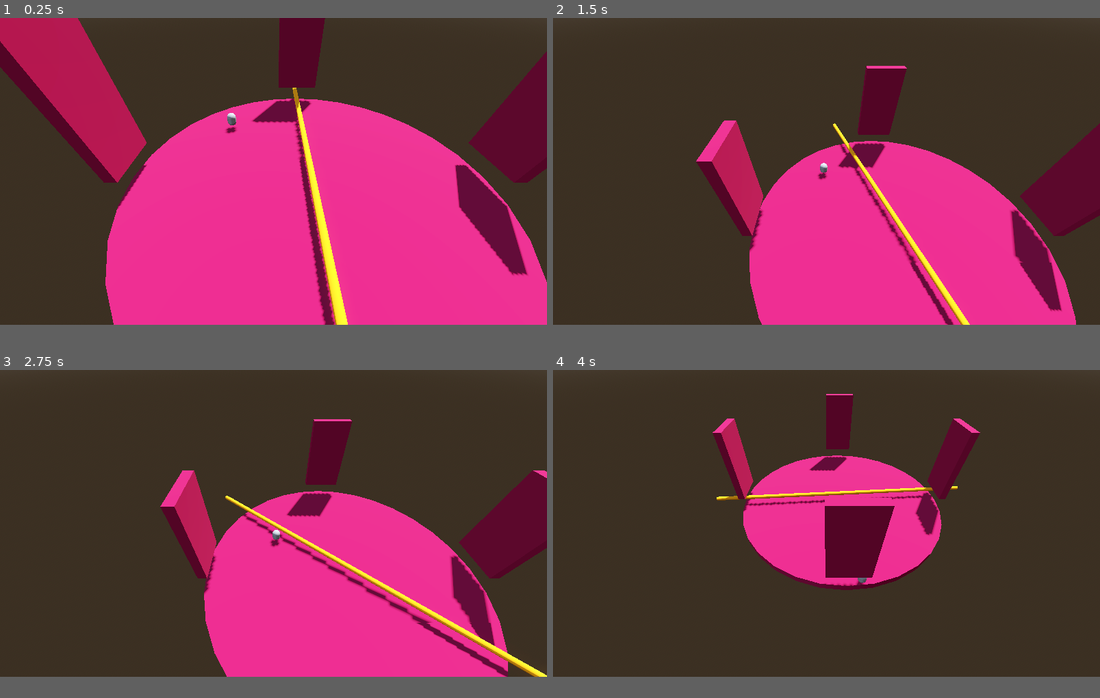
Above: before the commit, frames 1-4 (two rows, left to right).
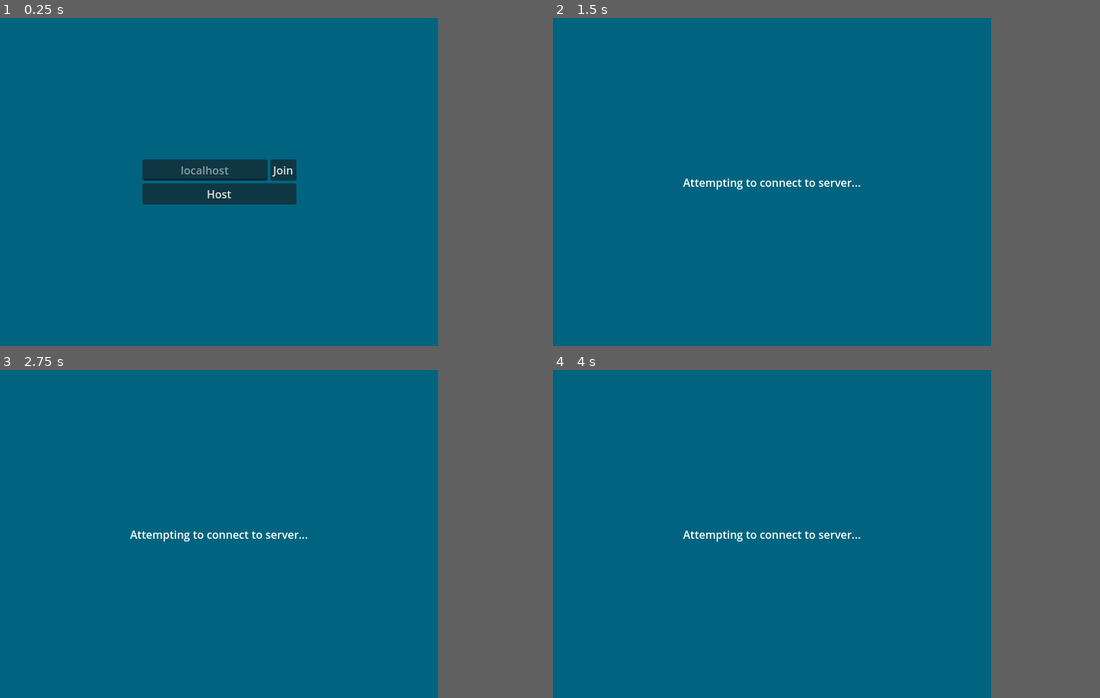
Above: after the commit, the same moments.

Repository: Dreemlan/godot-rad
Game: Godot game, scene res://scenes/game.tscn
Two runs of this game, one before a commit and one after it. Both use one fixed random seed, a clock stepped at 60 frames per second and the inputs below.
Inputs (mouse positions are in pixels of both pictures, inside the frame that each line leads up to):
- Up to frame 1 (0.25 s): no input
- Up to frame 2 (1.5 s): click (908, 159) at 0.5 s, where only the run after the commit has a clickable "Join"; click (826, 182) at 1.25 s, where only the run after the commit has a clickable "Host"
- Up to frame 3 (2.75 s): hold D (right) from 2.03 s (still down)
- Up to frame 4 (4 s): release D (right) at 2.78 s; hold S (down) 2.78-3.53 s; hold D (right) from 3.53 s (still down)
In our replay, the window is 799x449 before the commit and 640x480 after it. These sizes can differ from the game's own. Grey fills any space a smaller window leaves; there, only what the larger window draws over its background counts as a difference.

The runs differ from the first frame. In frame 1, 89% of the frame differs, in the area x 0-100%, y 0-94%; in frame 2, 90%; in frame 3, 89%; in frame 4, 75%.

Commit message:
Building multiplayer spawning

Diff:
--- a/project.godot
+++ b/project.godot
@@ -14,6 +14,16 @@
 run/main_scene="uid://cfrdyml518um4"
 config/features=PackedStringArray("4.5", "Forward Plus")
 config/icon="res://icon.svg"
+
+[autoload]
+
+NetworkManager="*res://scripts/network_manager.gd"
+PlayerManager="*res://scripts/player_manager.gd"
+
+[display]
+
+window/size/viewport_width=640
+window/size/viewport_height=480
 
 [input]
 
--- a/scenes/game.tscn
+++ b/scenes/game.tscn
@@ -1,9 +1,10 @@
-[gd_scene load_steps=11 format=3 uid="uid://cfrdyml518um4"]
+[gd_scene load_steps=12 format=3 uid="uid://cfrdyml518um4"]
 
 [ext_resource type="Script" uid="uid://barjvoxmpbx0m" path="res://scripts/game_camera.gd" id="1_lbhrr"]
 [ext_resource type="PackedScene" uid="uid://kucurh7sotvd" path="res://scenes/spinning_obstacle.tscn" id="1_yqjtg"]
-[ext_resource type="PackedScene" uid="uid://5h2twfl5cmak" path="res://scenes/player.tscn" id="2_yqjtg"]
 [ext_resource type="PackedScene" uid="uid://c80dlgghe12u8" path="res://scenes/wall.tscn" id="3_lnu2h"]
+[ext_resource type="Script" uid="uid://b1espewfxewd5" path="res://scripts/player_spawn_points.gd" id="4_iywne"]
+[ext_resource type="PackedScene" uid="uid://t4j5kau1g2k5" path="res://scenes/main_menu.tscn" id="5_iywne"]
 
 [sub_resource type="ProceduralSkyMaterial" id="ProceduralSkyMaterial_8cj0n"]
 sky_horizon_color = Color(0.66224277, 0.6717428, 0.6867428, 1)
@@ -32,12 +33,12 @@
 radial_segments = 32
 rings = 1
 
-[node name="Game" type="Node3D"]
+[node name="Game" type="Node"]
 
-[node name="GameCamera" type="Camera3D" parent="." node_paths=PackedStringArray("focus")]
+[node name="GameCamera" type="Camera3D" parent="."]
 transform = Transform3D(1, 0, 0, 0, 0.70710677, 0.70710677, 0, -0.70710677, 0.70710677, 0, 8, 13)
+current = true
 script = ExtResource("1_lbhrr")
-focus = NodePath("../Level/Player")
 
 [node name="Environment" type="Node" parent="."]
 
@@ -75,25 +76,34 @@
 [node name="SpinningObstacle" parent="Level" instance=ExtResource("1_yqjtg")]
 transform = Transform3D(1, 0, 0, 0, 1, 0, 0, 0, 1, 0, 1.3, 0)
 
-[node name="Player" parent="Level" instance=ExtResource("2_yqjtg")]
+[node name="PlayerSpawnPoints" type="Node" parent="."]
+script = ExtResource("4_iywne")
+
+[node name="Marker3D" type="Marker3D" parent="PlayerSpawnPoints"]
 transform = Transform3D(1, 0, 0, 0, 1, 0, 0, 0, 1, -8, 1.5, -8)
 
-[node name="SpawnPoints" type="Node" parent="."]
-
-[node name="Marker3D" type="Marker3D" parent="SpawnPoints"]
-transform = Transform3D(1, 0, 0, 0, 1, 0, 0, 0, 1, -8, 1.5, -8)
-
-[node name="Marker3D2" type="Marker3D" parent="SpawnPoints"]
+[node name="Marker3D2" type="Marker3D" parent="PlayerSpawnPoints"]
 transform = Transform3D(1, 0, 0, 0, 1, 0, 0, 0, 1, 8, 1.5, -8)
 
-[node name="Marker3D3" type="Marker3D" parent="SpawnPoints"]
+[node name="Marker3D3" type="Marker3D" parent="PlayerSpawnPoints"]
 transform = Transform3D(1, 0, 0, 0, 1, 0, 0, 0, 1, 8, 1.5, 0)
 
-[node name="Marker3D4" type="Marker3D" parent="SpawnPoints"]
+[node name="Marker3D4" type="Marker3D" parent="PlayerSpawnPoints"]
 transform = Transform3D(1, 0, 0, 0, 1, 0, 0, 0, 1, 8, 1.5, 8)
 
-[node name="Marker3D5" type="Marker3D" parent="SpawnPoints"]
+[node name="Marker3D5" type="Marker3D" parent="PlayerSpawnPoints"]
 transform = Transform3D(1, 0, 0, 0, 1, 0, 0, 0, 1, -8, 1.5, 8)
 
-[node name="Marker3D6" type="Marker3D" parent="SpawnPoints"]
+[node name="Marker3D6" type="Marker3D" parent="PlayerSpawnPoints"]
 transform = Transform3D(1, 0, 0, 0, 1, 0, 0, 0, 1, -8, 1.5, 0)
+
+[node name="UI" type="Control" parent="."]
+layout_mode = 3
+anchors_preset = 15
+anchor_right = 1.0
+anchor_bottom = 1.0
+grow_horizontal = 2
+grow_vertical = 2
+
+[node name="MainMenu" parent="UI" instance=ExtResource("5_iywne")]
+layout_mode = 1
--- /dev/null
+++ b/scenes/main_menu.tscn
@@ -0,0 +1,90 @@
+[gd_scene load_steps=2 format=3 uid="uid://t4j5kau1g2k5"]
+
+[ext_resource type="Script" uid="uid://bvclqyf8ydp2h" path="res://scripts/main_menu.gd" id="1_l6cm7"]
+
+[node name="MainMenu" type="Control"]
+layout_mode = 3
+anchors_preset = 15
+anchor_right = 1.0
+anchor_bottom = 1.0
+grow_horizontal = 2
+grow_vertical = 2
+script = ExtResource("1_l6cm7")
+
+[node name="ColorRect" type="ColorRect" parent="."]
+layout_mode = 1
+anchors_preset = 15
+anchor_right = 1.0
+anchor_bottom = 1.0
+grow_horizontal = 2
+grow_vertical = 2
+color = Color(0, 0.39215687, 0.5019608, 1)
+
+[node name="VBoxContainer" type="VBoxContainer" parent="."]
+layout_mode = 1
+anchors_preset = 8
+anchor_left = 0.5
+anchor_top = 0.5
+anchor_right = 0.5
+anchor_bottom = 0.5
+offset_left = -112.5
+offset_top = -33.0
+offset_right = 112.5
+offset_bottom = 33.0
+grow_horizontal = 2
+grow_vertical = 2
+
+[node name="HBoxContainer" type="HBoxContainer" parent="VBoxContainer"]
+layout_mode = 2
+
+[node name="IPAddress" type="LineEdit" parent="VBoxContainer/HBoxContainer"]
+unique_name_in_owner = true
+layout_mode = 2
+size_flags_horizontal = 3
+placeholder_text = "localhost"
+alignment = 1
+
+[node name="Join" type="Button" parent="VBoxContainer/HBoxContainer"]
+unique_name_in_owner = true
+layout_mode = 2
+text = "Join"
+
+[node name="Host" type="Button" parent="VBoxContainer"]
+unique_name_in_owner = true
+layout_mode = 2
+text = "Host"
+
+[node name="LoadingScreen" type="Control" parent="."]
+unique_name_in_owner = true
+visible = false
+layout_mode = 1
+anchors_preset = 15
+anchor_right = 1.0
+anchor_bottom = 1.0
+grow_horizontal = 2
+grow_vertical = 2
+
+[node name="ColorRect" type="ColorRect" parent="LoadingScreen"]
+layout_mode = 1
+anchors_preset = 15
+anchor_right = 1.0
+anchor_bottom = 1.0
+grow_horizontal = 2
+grow_vertical = 2
+color = Color(0, 0.39215687, 0.5019608, 1)
+
+[node name="Label" type="Label" parent="LoadingScreen"]
+layout_mode = 1
+anchors_preset = 8
+anchor_left = 0.5
+anchor_top = 0.5
+anchor_right = 0.5
+anchor_bottom = 0.5
+offset_left = -130.0
+offset_top = -11.5
+offset_right = 130.0
+offset_bottom = 11.5
+grow_horizontal = 2
+grow_vertical = 2
+text = "Attempting to connect to server..."
+horizontal_alignment = 1
--- a/scenes/player.tscn
+++ b/scenes/player.tscn
@@ -1,6 +1,7 @@
-[gd_scene load_steps=5 format=3 uid="uid://5h2twfl5cmak"]
+[gd_scene load_steps=6 format=3 uid="uid://5h2twfl5cmak"]
 
 [ext_resource type="Script" uid="uid://bhqol1exam42n" path="res://scripts/player.gd" id="1_3vyb7"]
+[ext_resource type="Script" uid="uid://dfybxa0i5hsj8" path="res://scripts/input.gd" id="2_g2els"]
 
 [sub_resource type="PhysicsMaterial" id="PhysicsMaterial_3vyb7"]
 friction = 0.0
@@ -31,3 +32,7 @@
 [node name="FloorRay" type="RayCast3D" parent="."]
 unique_name_in_owner = true
 target_position = Vector3(0, -2, 0)
+
+[node name="Input" type="Node" parent="."]
+unique_name_in_owner = true
+script = ExtResource("2_g2els")
--- a/scenes/spinning_obstacle.tscn
+++ b/scenes/spinning_obstacle.tscn
@@ -29,6 +29,7 @@
 physics_material_override = SubResource("PhysicsMaterial_2s170")
 gravity_scale = 0.0
 can_sleep = false
+freeze = true
 constant_torque = Vector3(0, 8000, 0)
 script = ExtResource("1_2s170")
 
--- a/scripts/game_camera.gd
+++ b/scripts/game_camera.gd
@@ -3,5 +3,7 @@
 @export var focus: Node
 
 func _process(delta: float) -> void:
+	if focus == null: return
+
 	global_position = global_position.lerp(
 		focus.global_position + Vector3(0, 20, 20), delta * 2.0)
--- /dev/null
+++ b/scripts/input.gd
@@ -0,0 +1,18 @@
+extends Node
+
+@onready var body = get_parent() as RigidBody3D
+
+func _physics_process(_delta: float) -> void:
+	if not is_multiplayer_authority(): return
+
+	_move()
+	_jump()
+
+func _move() -> void:
+	var input_dir = Input.get_vector("left", "right", "up", "down").normalized()
+	var move_dir = Vector3(input_dir.x, 0, input_dir.y)
+	body.apply_central_force(move_dir * body.move_speed * body.mass)
+
+func _jump() -> void:
+	if Input.is_action_just_pressed("jump") && body.is_on_floor():
+		body.apply_central_impulse(Vector3.UP * body.jump_impulse * body.mass)
--- /dev/null
+++ b/scripts/main_menu.gd
@@ -0,0 +1,22 @@
+extends Control
+
+func _ready() -> void:
+	%Host.pressed.connect(_on_host)
+	%Join.pressed.connect(_on_join)
+
+	multiplayer.connected_to_server.connect(_on_connected_to_server)
+
+func _on_host() -> void:
+	hide()
+	NetworkManager.create_server()
+
+func _on_join() -> void:
+	%LoadingScreen.show()
+
+	if %IPAddress.text == "":
+		%IPAddress.text = %IPAddress.placeholder_text
+
+	NetworkManager.create_client(%IPAddress.text)
+
+func _on_connected_to_server() -> void:
+	hide()
--- a/scripts/network_manager.gd
+++ b/scripts/network_manager.gd
@@ -1 +1,23 @@
 extends Node
+
+const PORT: int = 42069
+const MAX_CLIENTS: int = 8
+
+func create_server() -> void:
+	var peer = ENetMultiplayerPeer.new()
+	peer.create_server(PORT, MAX_CLIENTS)
+	multiplayer.multiplayer_peer = peer
+
+	multiplayer.peer_connected.connect(_on_peer_connected)
+	multiplayer.peer_disconnected.connect(_on_peer_disconnected)
+
+func _on_peer_connected(id: int) -> void:
+	PlayerManager.add_player(id)
+
+func _on_peer_disconnected(id: int) -> void:
+	PlayerManager.remove_player(id)
+
+func create_client(ip_address: String) -> void:
+	var peer = ENetMultiplayerPeer.new()
+	peer.create_client(ip_address, PORT)
+	multiplayer.multiplayer_peer = peer
--- a/scripts/player.gd
+++ b/scripts/player.gd
@@ -15,15 +15,14 @@
 # Jump
 var jump_impulse: float = 20.0
 
-func _physics_process(_delta: float) -> void:
-	_move()
-	_jump()
+func _ready() -> void:
+	%Input.set_multiplayer_authority(int(self.name))
 
 func _integrate_forces(state: PhysicsDirectBodyState3D) -> void:
 	_hover(state)
 
 func _hover(state: PhysicsDirectBodyState3D) -> void:
-	if not _is_on_floor(): return
+	if not is_on_floor(): return
 	if not hover_ray.is_colliding(): return
 
 	var hit: Vector3 = hover_ray.get_collision_point()
@@ -34,17 +33,8 @@
 	var total_upward: float = spring_force + damping_force
 	state.apply_central_force(Vector3.UP * total_upward * mass)
 
-func _is_on_floor() -> bool:
+func is_on_floor() -> bool:
 	if not floor_ray.is_colliding():
 		return false
 	else:
 		return true
-
-func _move() -> void:
-	var input_dir = Input.get_vector("left", "right", "up", "down").normalized()
-	var move_dir = Vector3(input_dir.x, 0, input_dir.y)
-	apply_central_force(move_dir * move_speed * mass)
-
-func _jump() -> void:
-	if Input.is_action_just_pressed("jump") && _is_on_floor():
-		apply_central_impulse(Vector3.UP * jump_impulse * mass)
--- /dev/null
+++ b/scripts/player_manager.gd
@@ -0,0 +1,36 @@
+extends Node
+
+# Player
+const PLAYER = preload("res://scenes/player.tscn")
+var players: Dictionary[int, Node] = {}
+
+# Spawn Points
+var spawn_points: Node = null
+
+func add_player(id: int) -> void:
+	if not spawn_points: return
+	var pos = spawn_points.get_free()
+	spawn_player.rpc(id, pos)
+
+func remove_player(id: int) -> void:
+	players.erase(id)
+	despawn_player.rpc(id)
+
+@rpc("authority", "call_local", "reliable")
+func spawn_player(id: int, pos: Vector3) -> void:
+	if has_node(str(id)): return
+
+	var inst = PLAYER.instantiate()
+	inst.name = str(id)
+	players.set(id, inst)
+	add_child(inst)
+	inst.global_position = pos
+
+	for existing_id in multiplayer.get_peers():
+		if existing_id == 1 or id == 1: return
+		spawn_player.rpc_id(id, existing_id, pos)
+
+@rpc("authority", "call_local", "reliable")
+func despawn_player(id: int) -> void:
+	if not has_node(str(id)): return
+	call_deferred("queue_free", get_node(str(id)))
--- /dev/null
+++ b/scripts/player_spawn_points.gd
@@ -0,0 +1,23 @@
+extends Node
+
+var spawn_points: Dictionary = {}
+
+func _ready() -> void:
+	# Set all spots to free
+	for i in get_child_count():
+		var node = get_child(i)
+		spawn_points.set(i, {
+			"pos": node.global_position,
+			"free": true
+		})
+	# Set spawn path in PlayerManager
+	PlayerManager.spawn_points = self
+
+func get_free() -> Vector3:
+	var pos: Vector3 = Vector3.ZERO
+	for i in spawn_points.size():
+		pos = spawn_points[i]["pos"]
+		if spawn_points[i]["free"] == true:
+			spawn_points[i]["free"] = false
+			return pos
+	return pos
Not shown, added: scripts/input.gd.uid
Not shown, added: scripts/main_menu.gd.uid
Not shown, added: scripts/player_manager.gd.uid
Not shown, added: scripts/player_spawn_points.gd.uid
